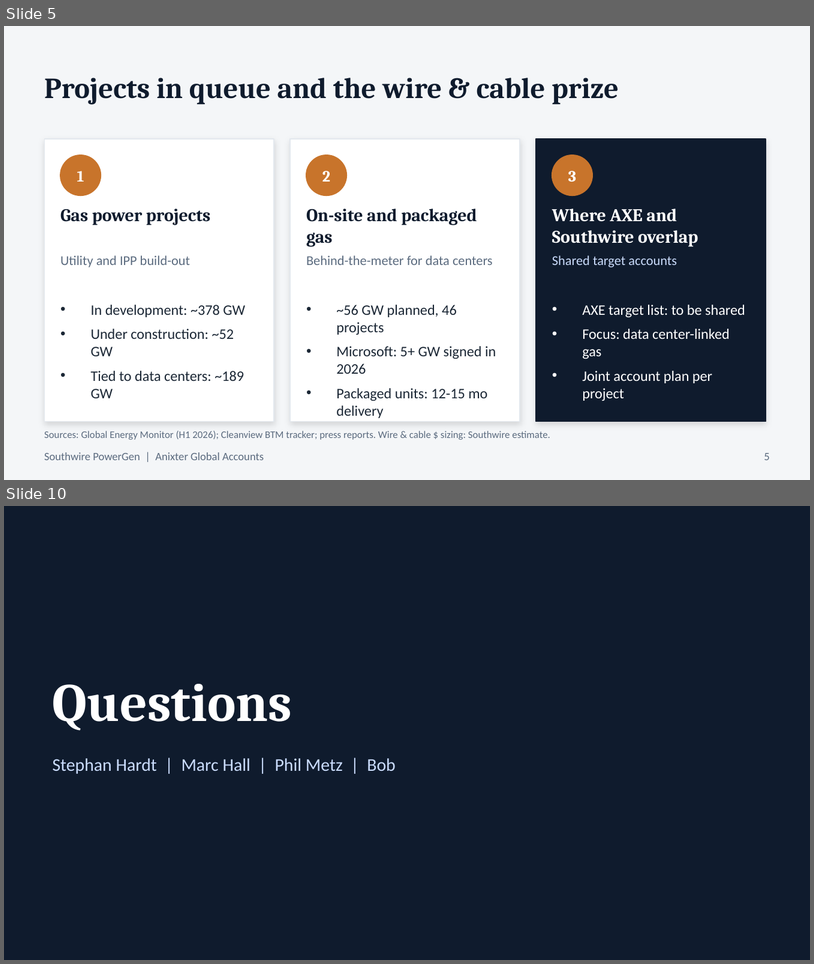
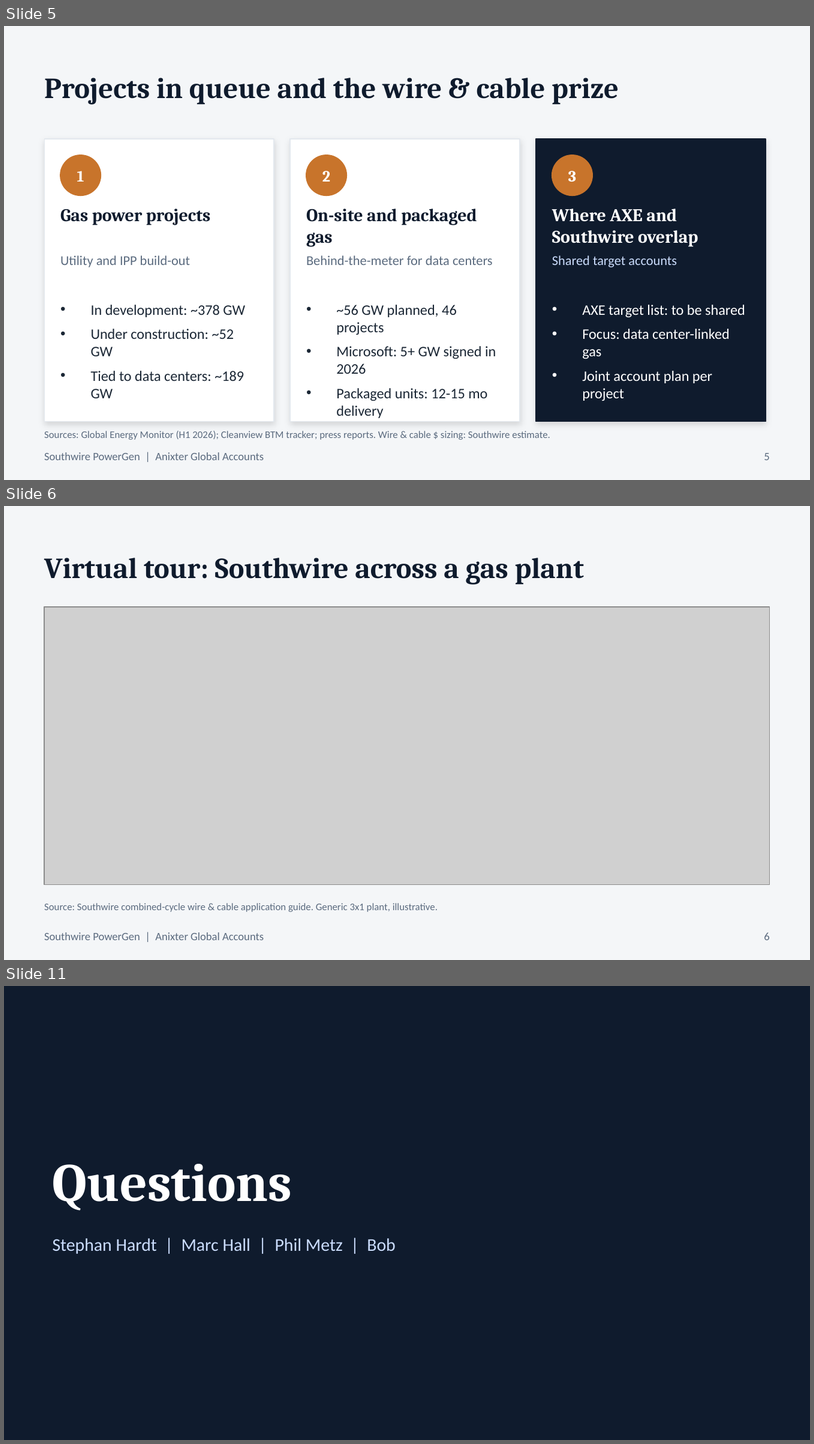
Before and after one commit to shardt87/ln, a slide deck: presentations/Anixter_PowerGen_Presentation_DRAFT.pptx. Shown one above the other, each under a label of ours: slides 5 and 10 before the commit, slides 5, 6 and 11 after it; the slides between them are not shown. The pictures are 814x964 and 814x1444 pixels, drawn with LibreOffice and Linux fonts; fonts in the diff are those of the drawing; grey boxes stand for pictures. Boxes give left, top, right and bottom in pixels: in the first picture for what was removed or moved away, otherwise in the second. Text is boxed around its words. In the diff, an @@ line names an element or a change of style, - is before the commit and + after.

```diff
--- a/presentations/Anixter_PowerGen_Presentation_DRAFT.pptx
+++ b/presentations/Anixter_PowerGen_Presentation_DRAFT.pptx
@@ slide 6 added at <box>4,506,810,960</box>, background #F4F6F8 @@
@@ text added at <box>44,558,584,584</box>, 26 pt, text #0F1B2D, bold @@
+Virtual tour: Southwire across a gas plant
@@ picture added at <box>44,607,770,884</box> @@
@@ text added at <box>44,903,438,912</box>, 9 pt, text #5B6B7F @@
+Source: Southwire combined-cycle wire & cable application guide. Generic 3x1 plant, illustrative.
@@ text added at <box>44,932,264,940</box>, 10 pt, text #5B6B7F @@
+Southwire PowerGen | Anixter Global Accounts
@@ text added at <box>764,932,770,940</box>, 10 pt, text #5B6B7F @@
+6
@@ what was slide 10 is now slide 11 @@
```
Also in this commit, not shown: 3 slides changed, 1 other slide added, 1 slide removed, 2 other files.
